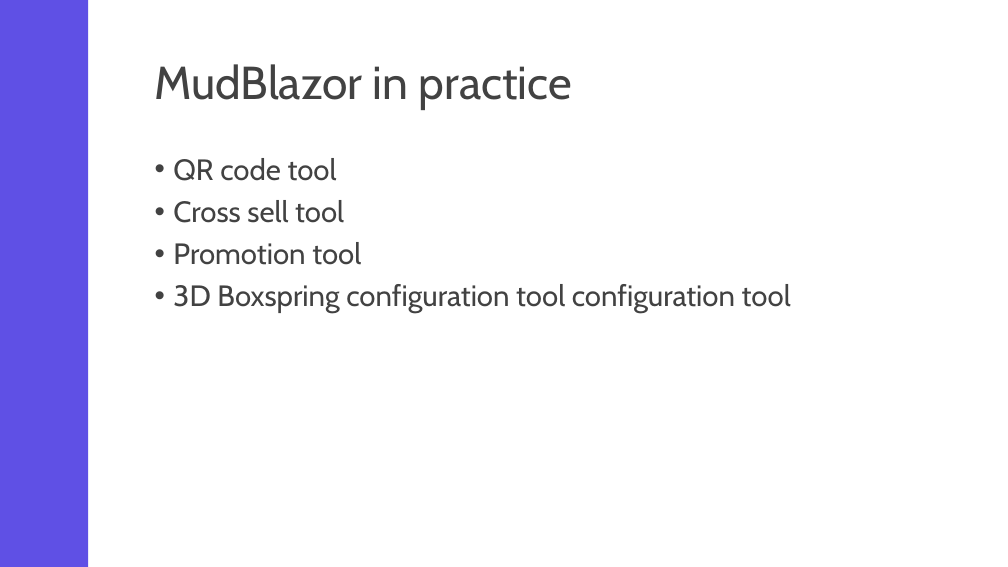
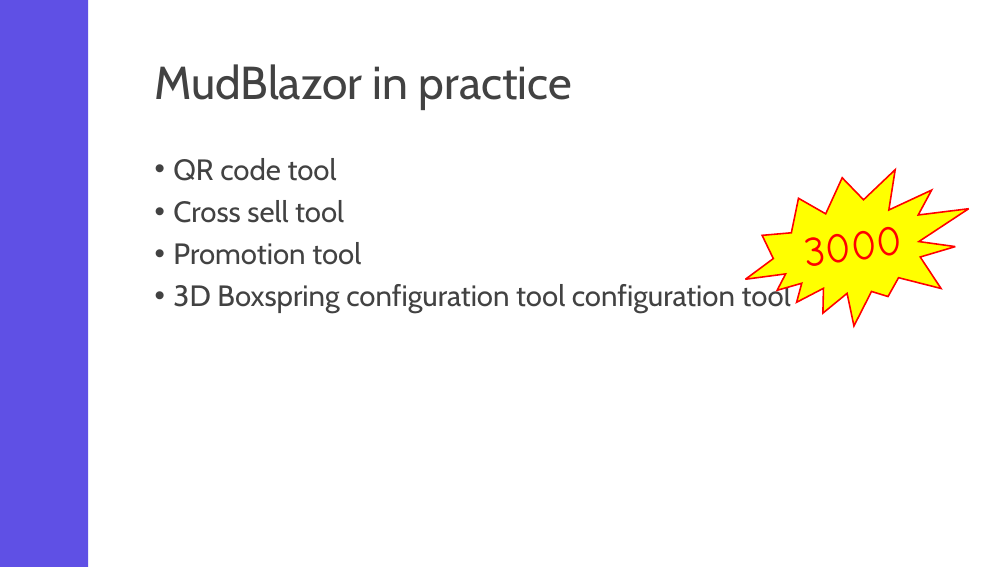
Before and after one commit to Rene-Sackers/presentation-mudblazor, a slide deck: slide 9 of powerpoint/MudBlazor presentation.pptx. Drawn at 1008x567 pixels with LibreOffice and Linux fonts; fonts in the diff are those of the drawing. Boxes give left, top, right and bottom in pixels: in the first picture for what was removed or moved away, otherwise in the second. Text is boxed around its words. In the diff, an @@ line names an element or a change of style, - is before the commit and + after.

```diff
--- a/powerpoint/MudBlazor presentation.pptx
+++ b/powerpoint/MudBlazor presentation.pptx
@@ irregular seal added at bbox=[725, 122, 997, 378], fill #FFFF00, outline #FF0000 1.5 pt @@
@@ text added at bbox=[807, 227, 904, 281], 40 pt, text #FF0000 @@
+3000
```
